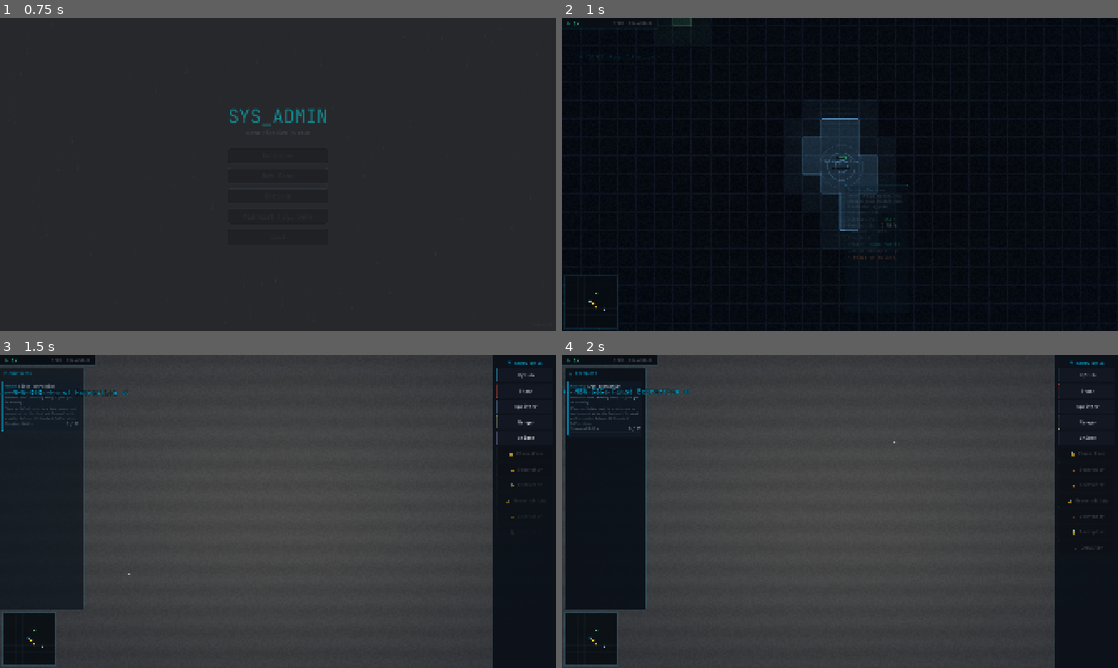
Above: before the commit, frames 1-4 (two rows, left to right).
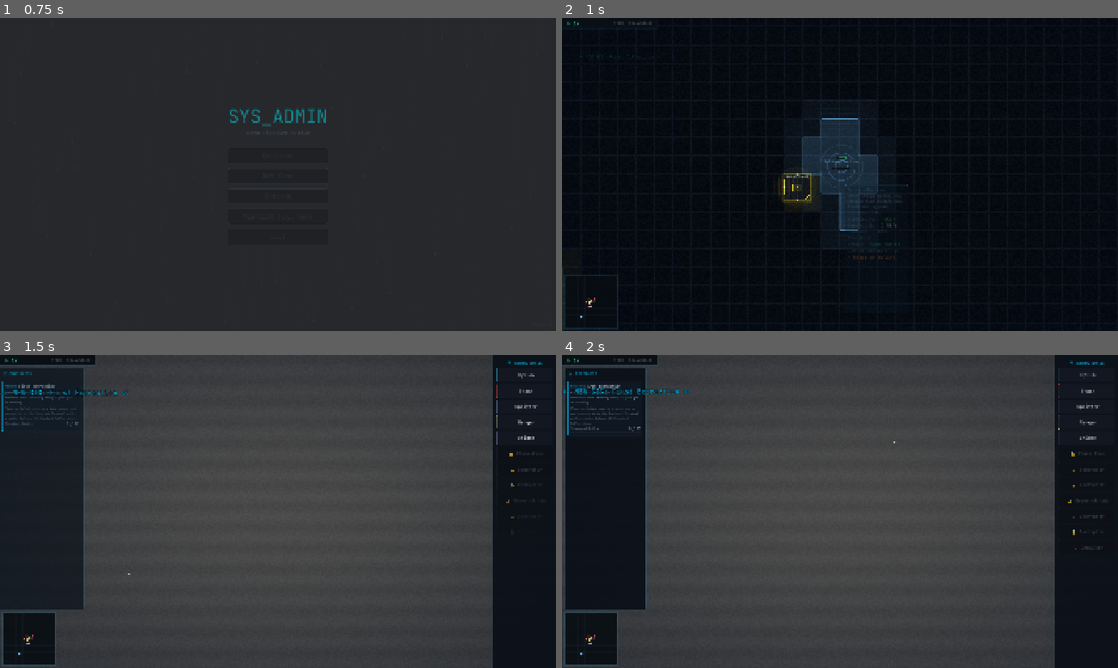
Above: after the commit, the same moments.

Repository: BYGGOLDENSTONE/sys-admin
Game: Godot game, scene res://scenes/ui/main_menu.tscn
Two runs of this game, one before a commit and one after it. Both use one fixed random seed, a clock stepped at 60 frames per second and the inputs below.
Inputs (mouse positions are in pixels of both pictures, inside the frame that each line leads up to):
- Up to frame 1 (0.75 s): click "New Game" at 0.5 s
- Up to frame 2 (1 s): no input
- Up to frame 3 (1.5 s): tap Enter at 1.25 s; drag from (27, 639) to (333, 442) at 1.27 s
- Up to frame 4 (2 s): no input

Frame 1 is identical in both runs. In frame 2, 0.5% of the frame differs, in the area x 0-46%, y 0-100%; in frame 3, less than 0.1%; in frame 4, less than 0.1%.
Error before the commit: Parse Error: Expected indented block after "if" block. (res://scripts/building.gd:475)

Commit message:
Tutorial-safe map generation: sector-based guarantees + Biotech Lab for Gig 7
- Guaranteed sources now placed in fixed sectors (N/E/S/W) instead of random angles
- Added Biotech Lab as guaranteed spawn (west sector) to fix missing Blueprint for Gig 7
- All tutorial-critical sources start discovered (including medium difficulty)
- Fog chunks around guaranteed sources explicitly revealed at game start
- Fix: building.gd empty if-block parse error (added missing pass)

Co-Authored-By: Claude Opus 4.6 <noreply@anthropic.com>

Diff:
--- a/scripts/building.gd
+++ b/scripts/building.gd
@@ -473,7 +473,7 @@
 
 	# Status bars (skip at medium zoom)
 	if not is_medium:
-		# Status bars removed — fill ratio is not actionable for routing buildings
+		pass  # Status bars removed — fill ratio is not actionable for routing buildings
 
 	# Processing flash overlay — bright burst when building starts working
 	if _process_flash > 0.0 and not is_medium:
--- a/scripts/fog_layer.gd
+++ b/scripts/fog_layer.gd
@@ -58,6 +58,14 @@
 				_explored[key] = true
 
 
+func ensure_cells_explored(cells: Array[Vector2i]) -> void:
+	## Reveal fog chunks containing the given cell positions.
+	## Used to guarantee tutorial sources are visible from game start.
+	for cell in cells:
+		var key := Vector2i(cell.x / CHUNK_SIZE, cell.y / CHUNK_SIZE)
+		_explored[key] = true
+
+
 func is_cell_explored(cell: Vector2i) -> bool:
 	return _explored.has(Vector2i(cell.x / CHUNK_SIZE, cell.y / CHUNK_SIZE))
 
--- a/scripts/main.gd
+++ b/scripts/main.gd
@@ -125,6 +125,10 @@
 
 	# Setup fog of war layer (above sources, below buildings)
 	_setup_fog_layer()
+
+	# Ensure tutorial-guaranteed sources are visible through fog
+	if _fog_layer and _map_generator:
+		_fog_layer.ensure_cells_explored(_map_generator.guaranteed_origins)
 
 	# Setup save manager (before loading state)
 	_setup_save_manager()
--- a/scripts/map_generator.gd
+++ b/scripts/map_generator.gd
@@ -1,17 +1,18 @@
 extends RefCounted
 
-## Factorio-style random source placement.
+## Factorio-style random source placement with tutorial-safe guarantees.
+## Tutorial-critical sources are placed in fixed sectors from center,
+## ensuring every gig 1-7 has the resources it needs within reach.
 ## Difficulty comes from source TYPE, not position.
-## Spawn guarantees ensure playable start every seed.
 
 const MAP_CENTER := Vector2i(256, 256)
 const GRID_MARGIN := 5
 const GRID_MAX := 506
 const MIN_SOURCE_DISTANCE := 14
 const MAX_PLACEMENT_ATTEMPTS := 60
-const SPAWN_RADIUS := 35       ## Easy sources guaranteed within this range
 const NEAR_RADIUS := 70        ## Medium source guaranteed within this range
 const MAP_RADIUS := 220        ## Max placement radius from center
+const SECTOR_VARIANCE := 0.4   ## ±radians (~23°) angle spread per sector
 
 var _pools: Dictionary = {
 	"easy": ["isp_backbone", "public_database", "atm", "smart_lock", "traffic_camera"],
@@ -28,17 +29,34 @@
 	"endgame": Vector2i(1, 2),
 }
 
+## Tutorial-critical sources: sector-based placement + force discovered.
+## Each gets a fixed direction from center with seed-based variance.
+var _tutorial_guarantees := [
+	# North: Public Database (Standard/Biometric/Research) — Gig 2-4
+	{"name": "public_database", "angle": PI * 1.5, "r_min": 18.0, "r_max": 30.0},
+	# East: ATM (Financial) — Gig 2-3
+	{"name": "atm", "angle": 0.0, "r_min": 18.0, "r_max": 30.0},
+	# South: Hospital Terminal (Biometric/Research, Encrypted) — Gig 5-6
+	{"name": "hospital_terminal", "angle": PI * 0.5, "r_min": 30.0, "r_max": 50.0},
+	# West: Biotech Lab (Blueprint/Research/Biometric) — Gig 7
+	{"name": "biotech_lab", "angle": PI, "r_min": 30.0, "r_max": 50.0},
+]
+
 var _rng := RandomNumberGenerator.new()
 var _placed_origins: Array[Vector2i] = []
 var _placed_names: Array[String] = []
+
+## Positions of tutorial-guaranteed sources (for fog reveal by main.gd)
+var guaranteed_origins: Array[Vector2i] = []
 
 
 func generate_map(seed_value: int, source_manager: Node) -> void:
 	_rng.seed = seed_value
 	_placed_origins.clear()
 	_placed_names.clear()
+	guaranteed_origins.clear()
 
-	# Phase 1: Guaranteed placements (spawn safety)
+	# Phase 1: Tutorial-safe sector-based guarantees
 	_place_guaranteed(seed_value, source_manager)
 
 	# Phase 2: Fill remaining pools randomly
@@ -47,28 +65,33 @@
 	# Phase 3: Reveal hard/endgame sources near spawn ("see but can't process" hook)
 	source_manager.reveal_hard_sources_near_spawn(MAP_CENTER, NEAR_RADIUS)
 
-	print("[MapGenerator] Generated map — seed: %d, sources: %d" % [seed_value, _placed_origins.size()])
+	print("[MapGenerator] Generated map — seed: %d, sources: %d, guaranteed: %d" % [
+		seed_value, _placed_origins.size(), guaranteed_origins.size()])
 
 
 func _place_guaranteed(seed_value: int, source_manager: Node) -> void:
 	# 1. ISP Backbone at center (always) — Gig 1 safe start
 	var center_def := _load_source_def("isp_backbone")
 	if center_def:
-		source_manager.place_source(center_def, MAP_CENTER, seed_value)
+		source_manager.place_source(center_def, MAP_CENTER, seed_value, true)
 		_placed_origins.append(MAP_CENTER)
 		_placed_names.append("isp_backbone")
+		guaranteed_origins.append(MAP_CENTER)
 
-	# 2. Public Database near spawn — diverse content + corruption for Gigs 2-4
-	if _place_near("public_database", MAP_CENTER, SPAWN_RADIUS, seed_value, source_manager):
-		_placed_names.append("public_database")
-
-	# 3. ATM near spawn — reliable Financial content for Gig 2-3
-	if _place_near("atm", MAP_CENTER, SPAWN_RADIUS, seed_value, source_manager):
-		_placed_names.append("atm")
-
-	# 4. Hospital Terminal within near radius — Research + Encrypted for Gig 5
-	if _place_near("hospital_terminal", MAP_CENTER, NEAR_RADIUS, seed_value, source_manager):
-		_placed_names.append("hospital_terminal")
+	# 2. Tutorial sources in fixed sectors (all discovered from start)
+	for entry in _tutorial_guarantees:
+		var pos := _find_position_in_sector(entry.angle, entry.r_min, entry.r_max)
+		if pos == Vector2i(-1, -1):
+			push_warning("[MapGenerator] Failed sector placement for %s" % entry.name)
+			continue
+		var def := _load_source_def(entry.name)
+		if def == null:
+			continue
+		var sub_seed: int = seed_value + _placed_origins.size() * 7919
+		source_manager.place_source(def, pos, sub_seed, true)
+		_placed_origins.append(pos)
+		_placed_names.append(entry.name)
+		guaranteed_origins.append(pos)
 
 
 func _place_random_fill(seed_value: int, source_manager: Node) -> void:
@@ -100,17 +123,15 @@
 			source_index += 1
 
 
-func _place_near(source_name: String, center: Vector2i, radius: int, seed_value: int, source_manager: Node) -> bool:
-	var def := _load_source_def(source_name)
-	if def == null:
-		return false
-	var pos: Vector2i = _find_position_near(center, radius)
-	if pos == Vector2i(-1, -1):
-		return false
-	var sub_seed: int = seed_value + _placed_origins.size() * 7919
-	source_manager.place_source(def, pos, sub_seed)
-	_placed_origins.append(pos)
-	return true
+func _find_position_in_sector(center_angle: float, r_min: float, r_max: float) -> Vector2i:
+	for _attempt in range(MAX_PLACEMENT_ATTEMPTS):
+		var angle: float = center_angle + _rng.randf_range(-SECTOR_VARIANCE, SECTOR_VARIANCE)
+		var radius: float = _rng.randf_range(r_min, r_max)
+		var offset := Vector2(cos(angle) * radius, sin(angle) * radius)
+		var pos := Vector2i(MAP_CENTER.x + int(offset.x), MAP_CENTER.y + int(offset.y))
+		if _is_valid_position(pos) and not _is_too_close(pos):
+			return pos
+	return Vector2i(-1, -1)
 
 
 func _find_random_position() -> Vector2i:
@@ -119,22 +140,6 @@
 		var radius: float = _rng.randf_range(15.0, float(MAP_RADIUS))
 		var offset := Vector2(cos(angle) * radius, sin(angle) * radius)
 		var pos := Vector2i(MAP_CENTER.x + int(offset.x), MAP_CENTER.y + int(offset.y))
-
-		if not _is_valid_position(pos):
-			continue
-		if _is_too_close(pos):
-			continue
-		return pos
-
-	return Vector2i(-1, -1)
-
-
-func _find_position_near(center: Vector2i, max_radius: int) -> Vector2i:
-	for _attempt in range(MAX_PLACEMENT_ATTEMPTS):
-		var angle: float = _rng.randf() * TAU
-		var radius: float = _rng.randf_range(float(MIN_SOURCE_DISTANCE), float(max_radius))
-		var offset := Vector2(cos(angle) * radius, sin(angle) * radius)
-		var pos := Vector2i(center.x + int(offset.x), center.y + int(offset.y))
 
 		if not _is_valid_position(pos):
 			continue
--- a/scripts/source_manager.gd
+++ b/scripts/source_manager.gd
@@ -16,7 +16,7 @@
 var _uplink_source_map: Dictionary = {}  ## uplink Node2D → source Node2D
 
 
-func place_source(def: DataSourceDefinition, origin: Vector2i, rng_seed: int = -1) -> Node2D:
+func place_source(def: DataSourceDefinition, origin: Vector2i, rng_seed: int = -1, force_discovered: bool = false) -> Node2D:
 	var shape: Array[Vector2i] = _generate_organic_shape(origin, def.cell_count_range, rng_seed)
 	if shape.is_empty():
 		push_warning("[SourceManager] Failed to generate shape for %s at (%d,%d)" % [def.source_name, origin.x, origin.y])
@@ -26,8 +26,8 @@
 	source.setup(def, origin, shape)
 	source.position = grid_system.grid_to_world(origin)
 
-	# Easy sources auto-discovered, others start hidden
-	source.discovered = (def.difficulty == "easy")
+	# Easy sources auto-discovered; tutorial guarantees forced visible
+	source.discovered = (def.difficulty == "easy") or force_discovered
 	source.dev_mode = dev_mode
 
 	source_container.add_child(source)
